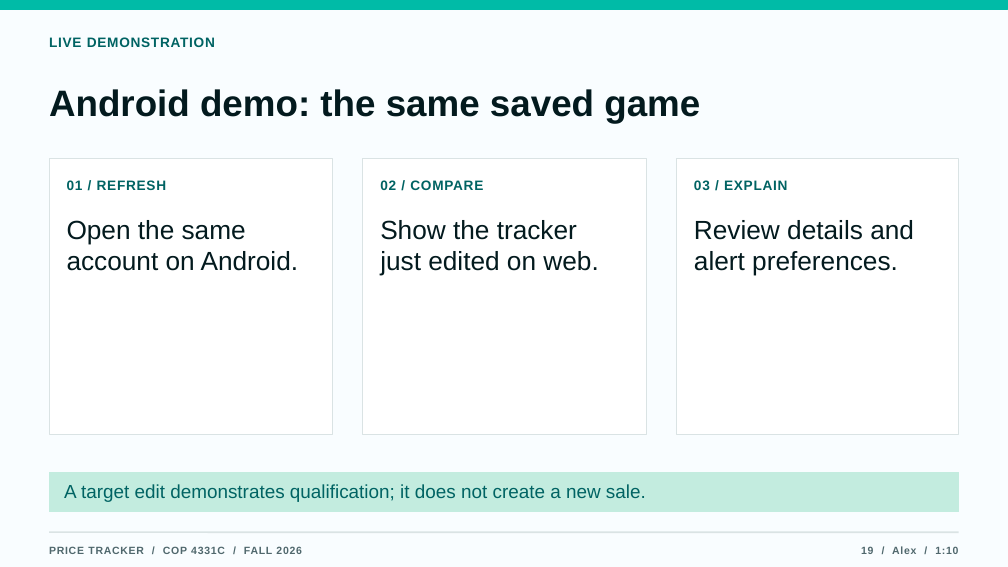
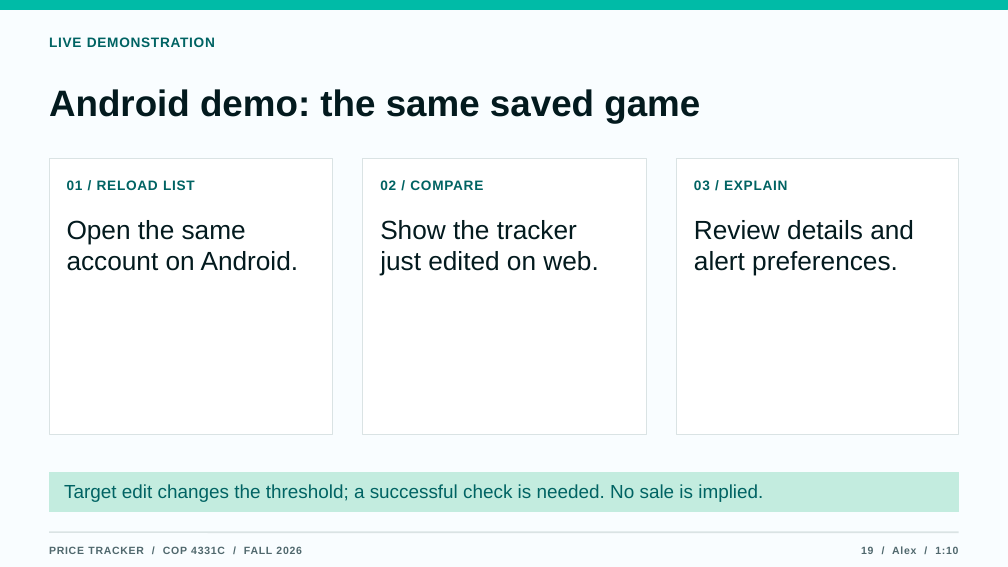
Before and after one commit to aluciencozy/price-tracker, a slide deck: slide 19 of docs/presentation/price-tracker.pptx. Drawn at 1008x567 pixels with LibreOffice and Linux fonts; fonts in the diff are those of the drawing. Boxes give left, top, right and bottom in pixels: in the first picture for what was removed or moved away, otherwise in the second. Text is boxed around its words. In the diff, an @@ line names an element or a change of style, - is before the commit and + after.

```diff
--- a/docs/presentation/price-tracker.pptx
+++ b/docs/presentation/price-tracker.pptx
@@ text at (67, 180, 195, 190): text changed @@
-01 / REFRESH
+01 / RELOAD LIST
@@ text at (64, 484, 763, 502): text changed @@
-A target edit demonstrates qualification; it does not create a new sale.
+Target edit changes the threshold; a successful check is needed. No sale is implied.
```
Also in this commit, not shown: 1 other slide changed, 4 other files.
